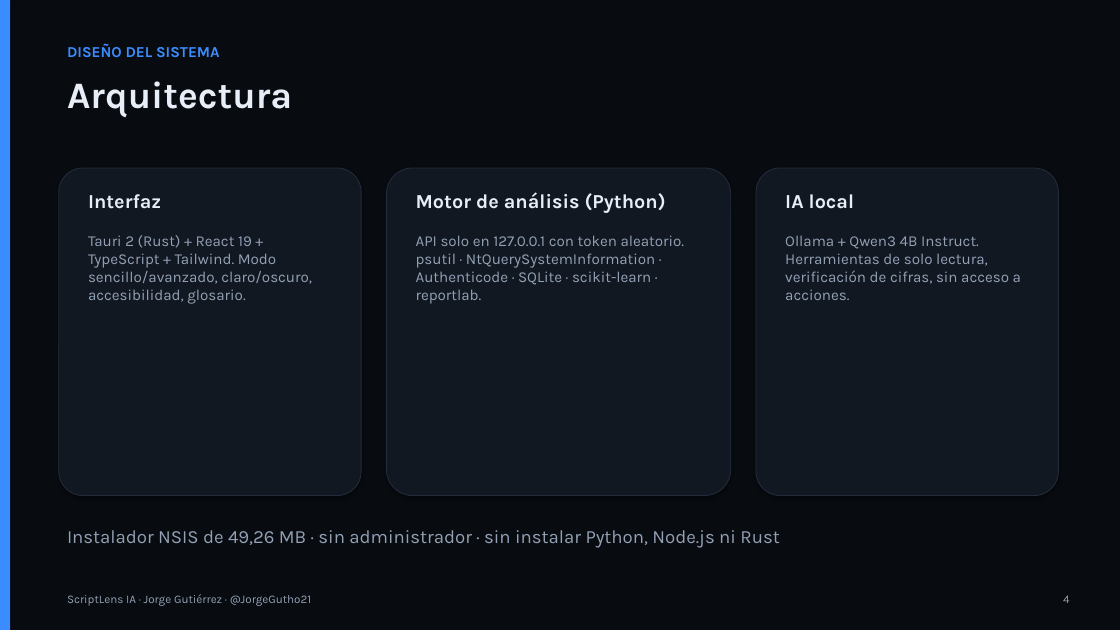
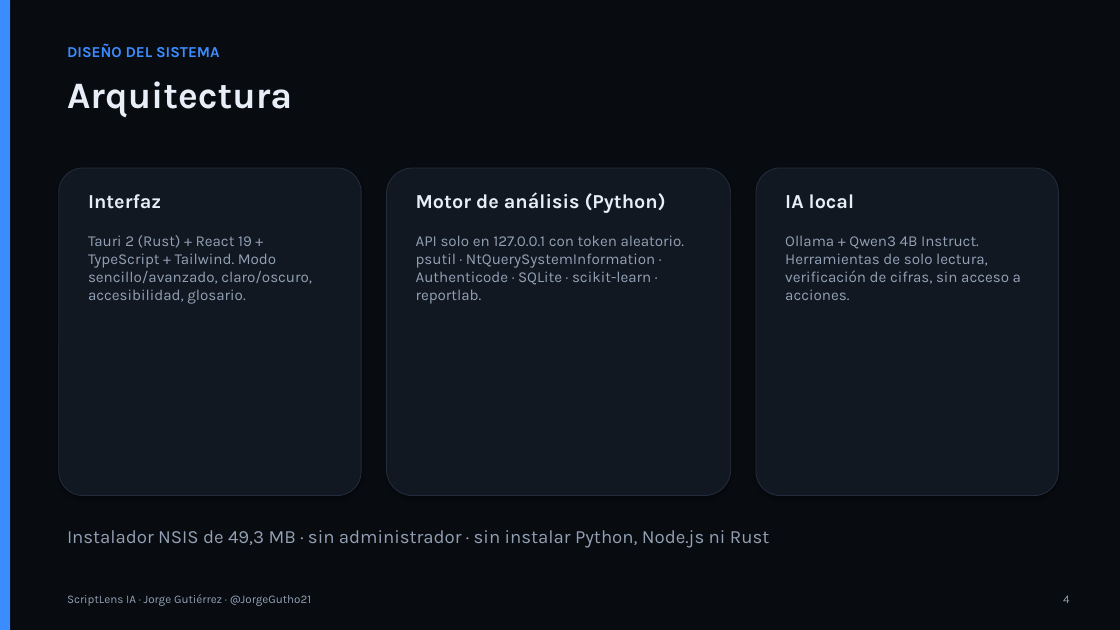
Before and after one commit to JorgeGutho21/ScriptLens, a slide deck: slide 4 of docs/expo_software/ScriptLens_IA_ExpoSoftware.pptx. Drawn at 1120x630 pixels with LibreOffice and Linux fonts; fonts in the diff are those of the drawing. Boxes give left, top, right and bottom in pixels: in the first picture for what was removed or moved away, otherwise in the second. Text is boxed around its words. In the diff, an @@ line names an element or a change of style, - is before the commit and + after.

Commit message:
Regenerar los documentos académicos y crear la guía de instalación
Documentación técnica (50 págs.), informe de ExpoSoftware (20), manual (20) y presentación regenerados con la revisión de cierre, 135 pruebas, el instalador final (49,3 MB, SHA-256 111397CF…) y la memoria medida de la aplicación instalada. Nueva Guía de instalación (DOCX y PDF, 13 págs.) con los métodos gráfico, PowerShell y CMD/código fuente, comandos cortos que no se parten al copiarlos y las pantallas reales del instalador según installer.nsi. Notas de la versión y matriz de compatibilidad completadas.

```diff
--- a/docs/expo_software/ScriptLens_IA_ExpoSoftware.pptx
+++ b/docs/expo_software/ScriptLens_IA_ExpoSoftware.pptx
@@ text at [67, 530, 769, 548]: text changed @@
-Instalador NSIS de 49,26 MB · sin administrador · sin instalar Python, Node.js ni Rust
+Instalador NSIS de 49,3 MB · sin administrador · sin instalar Python, Node.js ni Rust
```
Also in this commit, not shown: 1 other slide changed, 19 other files.
